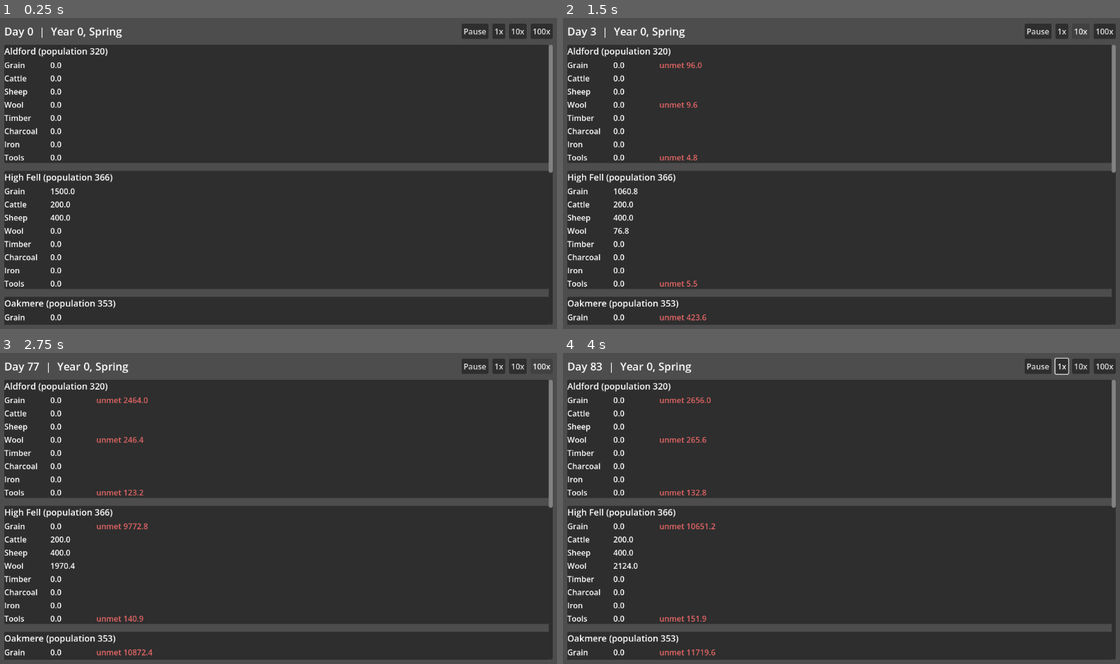
Above: before the commit, frames 1-4 (two rows, left to right).
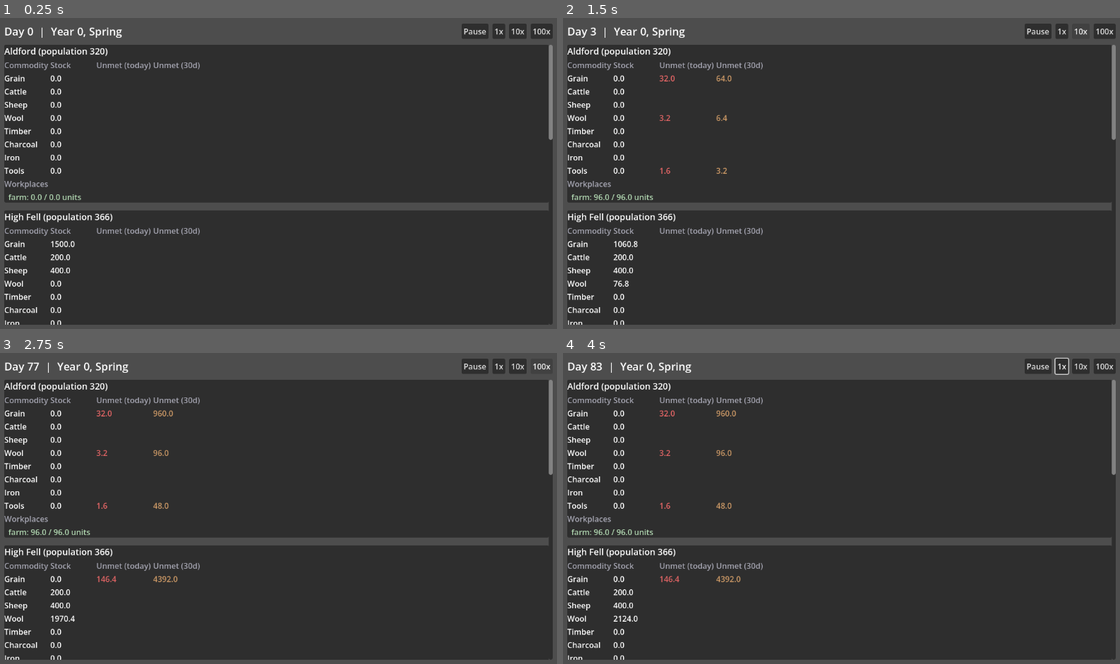
Above: after the commit, the same moments.

Repository: forsman5/sitka
Game: Godot game, scene res://scenes/sim/dashboard.tscn
The game is run twice, just before and just after one commit, with the same random seed, the same clock (stepped at 60 frames per second) and the same inputs. This scene is started directly instead of the project's main scene.
Inputs (mouse positions are in pixels of both pictures, inside the frame that each line leads up to):
- Up to frame 1 (0.25 s): no input
- Up to frame 2 (1.5 s): click "1x" at 0.5 s; click "10x" at 1.25 s
- Up to frame 3 (2.75 s): click "100x" at 2 s
- Up to frame 4 (4 s): click "Pause" at 2.75 s; move the mouse to (964, 492) at 3.52 s; hold Right (ui_right) from 3.53 s (still down); hold Alt from 3.53 s (still down); click (964, 492) at 3.67 s

The runs differ from the first frame. In frame 1, 9.5% of the frame differs, in the area x 0-100%, y 14-99%; in frame 2, 10%; in frame 3, 10%; in frame 4, 10%.

Commit message:
Fix production diagnosability, cumulative-only metrics, and dashboard boundary crossing
Three issues found in review before calling Milestone 0.5 done:

1. Workplace production self-limited to available inputs before
   consume() ran, so a starved bloomery produced nothing but recorded
   no unmet demand -- unmet_demand only ever reflected population/herd
   consumption shortfalls, never a stalled workplace. Added a
   planned/actual/limiting-input/input-consumed/output-produced status
   on Workplace, updated each tick and exposed via
   Simulation.get_workplace_status(). The dashboard now shows e.g.
   "bloomery: 0.0 / 60.0 units -- limited by Charcoal".

2. unmet_demand was cumulative forever, so after a few years it read
   as historical total shortage rather than present conditions. Kept
   it, added unmet_today (resets daily) and a 30-day rolling sum
   (Settlement.start_new_day()/unmet_rolling()), both surfaced through
   get_settlement_summary() and shown in the dashboard instead of the
   ever-rising total.

3. dashboard.gd read _simulation.settlements.keys() directly, crossing
   the command/snapshot boundary the architecture direction calls for.
   Added get_settlement_ids(), get_clock_summary(), and
   get_workplace_ids() to Simulation; dashboard and the headless
   harness now go through those instead of touching internal
   Dictionaries.

Also: TransportEdge modeled edges as directed lanes. Reworked it to
represent one shared physical connection (settlement_a <-> b) with
capacity/toll/risk describing the facility itself, and travel time
split into a_to_b/b_to_a so a river barge can be faster downstream
than upstream while a road stays symmetric. Still unused by the tick
loop -- static data for Milestone 2.

Verified: headless harness still passes (determinism + bounded
inventories, unmet_total figures unchanged), and manually drove the
dashboard for 30 simulated years confirming the bloomery/smithy
"limited by X" diagnosis renders correctly once their starting
stockpiles deplete.

Co-Authored-By: Claude Sonnet 5 <noreply@anthropic.com>

Diff:
--- a/scripts/sim/dashboard.gd
+++ b/scripts/sim/dashboard.gd
@@ -2,23 +2,23 @@
 
 ## Milestone 0.5: a live, speed-controllable read-out of the simulation.
 ## This is a view only -- it holds one Simulation instance, advances it by
-## calling advance_ticks() (never touches its internals directly), and
-## re-renders from get_settlement_summary() snapshots. No game logic lives
-## here.
+## calling advance_ticks(), and re-renders from Simulation's read-only query
+## methods (get_settlement_ids/get_clock_summary/get_settlement_summary/
+## get_workplace_ids/get_workplace_status). It never reaches into
+## Simulation's internal Dictionaries directly. No game logic lives here.
 
 const Simulation = preload("res://scripts/sim/simulation.gd")
 const Commodity = preload("res://scripts/sim/records/commodity.gd")
 
 const SEED := 12345
 const SECONDS_PER_DAY_AT_1X := 1.0
-const SEASON_NAMES := ["Spring", "Summer", "Autumn", "Winter"]
 
 var _simulation: Simulation
 var _speed_multiplier: float = 1.0
 var _day_accumulator: float = 0.0
 
 var _time_label: Label
-# settlement_id -> {"header": Label, "stock": {commodity_name: Label}, "unmet": {commodity_name: Label}}
+# settlement_id -> {"header": Label, "stock"/"today"/"rolling": {commodity_name: Label}, "workplaces": {workplace_id: Label}}
 var _settlement_rows: Dictionary = {}
 
 func _ready() -> void:
@@ -76,8 +76,8 @@
 	settlement_list.size_flags_horizontal = Control.SIZE_EXPAND_FILL
 	scroll.add_child(settlement_list)
 
-	for settlement_id in _simulation.settlements.keys():
-		_settlement_rows[settlement_id] = _build_settlement_panel(settlement_list)
+	for settlement_id in _simulation.get_settlement_ids():
+		_settlement_rows[settlement_id] = _build_settlement_panel(settlement_list, settlement_id)
 
 func _make_speed_button(label: String, speed: float) -> Button:
 	var btn := Button.new()
@@ -85,7 +85,7 @@
 	btn.pressed.connect(func() -> void: _speed_multiplier = speed)
 	return btn
 
-func _build_settlement_panel(parent: VBoxContainer) -> Dictionary:
+func _build_settlement_panel(parent: VBoxContainer, settlement_id: int) -> Dictionary:
 	var panel := PanelContainer.new()
 	parent.add_child(panel)
 
@@ -97,11 +97,17 @@
 	inner.add_child(header)
 
 	var grid := GridContainer.new()
-	grid.columns = 3
+	grid.columns = 4
 	inner.add_child(grid)
+	for col_label in ["Commodity", "Stock", "Unmet (today)", "Unmet (30d)"]:
+		var col_header := Label.new()
+		col_header.text = col_label
+		col_header.add_theme_color_override("font_color", Color(0.65, 0.65, 0.7))
+		grid.add_child(col_header)
 
 	var stock_labels := {}
-	var unmet_labels := {}
+	var today_labels := {}
+	var rolling_labels := {}
 	for c in Commodity.ALL:
 		var name_label := Label.new()
 		name_label.text = Commodity.name_of(c)
@@ -113,27 +119,68 @@
 		grid.add_child(stock_label)
 		stock_labels[Commodity.name_of(c)] = stock_label
 
-		var unmet_label := Label.new()
-		unmet_label.custom_minimum_size = Vector2(120, 0)
-		unmet_label.add_theme_color_override("font_color", Color(0.9, 0.4, 0.4))
-		grid.add_child(unmet_label)
-		unmet_labels[Commodity.name_of(c)] = unmet_label
+		var today_label := Label.new()
+		today_label.custom_minimum_size = Vector2(100, 0)
+		today_label.add_theme_color_override("font_color", Color(0.9, 0.4, 0.4))
+		grid.add_child(today_label)
+		today_labels[Commodity.name_of(c)] = today_label
 
-	return {"header": header, "stock": stock_labels, "unmet": unmet_labels}
+		var rolling_label := Label.new()
+		rolling_label.custom_minimum_size = Vector2(100, 0)
+		rolling_label.add_theme_color_override("font_color", Color(0.8, 0.6, 0.4))
+		grid.add_child(rolling_label)
+		rolling_labels[Commodity.name_of(c)] = rolling_label
+
+	var workplace_labels := {}
+	var workplace_ids := _simulation.get_workplace_ids(settlement_id)
+	if not workplace_ids.is_empty():
+		var wp_header := Label.new()
+		wp_header.text = "Workplaces"
+		wp_header.add_theme_color_override("font_color", Color(0.65, 0.65, 0.7))
+		inner.add_child(wp_header)
+		for workplace_id in workplace_ids:
+			var wp_label := Label.new()
+			inner.add_child(wp_label)
+			workplace_labels[workplace_id] = wp_label
+
+	return {
+		"header": header,
+		"stock": stock_labels,
+		"today": today_labels,
+		"rolling": rolling_labels,
+		"workplaces": workplace_labels,
+	}
 
 func _refresh() -> void:
-	var s := _simulation.season()
-	_time_label.text = "Day %d  |  Year %d, %s" % [_simulation.day, _simulation.year, SEASON_NAMES[s]]
+	var clock := _simulation.get_clock_summary()
+	_time_label.text = "Day %d  |  Year %d, %s" % [clock["day"], clock["year"], clock["season_name"]]
 
-	for settlement_id in _simulation.settlements.keys():
+	for settlement_id in _simulation.get_settlement_ids():
 		var summary: Dictionary = _simulation.get_settlement_summary(settlement_id)
 		var row: Dictionary = _settlement_rows[settlement_id]
 		(row["header"] as Label).text = "%s (population %d)" % [summary["name"], summary["population"]]
 
 		var stock_labels: Dictionary = row["stock"]
-		var unmet_labels: Dictionary = row["unmet"]
+		var today_labels: Dictionary = row["today"]
+		var rolling_labels: Dictionary = row["rolling"]
 		for commodity_name in summary["inventory"].keys():
 			var stock: float = summary["inventory"][commodity_name]
-			var unmet: float = summary["unmet_demand"][commodity_name]
+			var today: float = summary["unmet_today"][commodity_name]
+			var rolling: float = summary["unmet_rolling_30d"][commodity_name]
 			(stock_labels[commodity_name] as Label).text = "%.1f" % stock
-			(unmet_labels[commodity_name] as Label).text = ("unmet %.1f" % unmet) if unmet > 0.01 else ""
+			(today_labels[commodity_name] as Label).text = ("%.1f" % today) if today > 0.01 else ""
+			(rolling_labels[commodity_name] as Label).text = ("%.1f" % rolling) if rolling > 0.01 else ""
+
+		var workplace_labels: Dictionary = row["workplaces"]
+		for workplace_id in workplace_labels.keys():
+			var status := _simulation.get_workplace_status(workplace_id)
+			var label := workplace_labels[workplace_id] as Label
+			var planned: float = status["planned_units"]
+			var actual: float = status["actual_units"]
+			var limiting = status["limiting_input"]
+			if limiting != null:
+				label.text = "  %s: %.1f / %.1f units -- limited by %s" % [status["recipe_id"], actual, planned, Commodity.name_of(limiting)]
+				label.add_theme_color_override("font_color", Color(0.9, 0.4, 0.4))
+			else:
+				label.text = "  %s: %.1f / %.1f units" % [status["recipe_id"], actual, planned]
+				label.add_theme_color_override("font_color", Color(0.7, 0.85, 0.7))
--- a/scripts/sim/data/valley_seed.gd
+++ b/scripts/sim/data/valley_seed.gd
@@ -161,11 +161,15 @@
 	# meets the main river at Aldford; Oakmere has no direct navigable-river
 	# access of its own; an existing downstream route already lets Ironbank
 	# and Staithe trade without passing through Aldford. Unused by the tick
-	# loop in Milestone 0 -- static data only, for Milestone 2's shipments.
-	edges[1] = TransportEdge.new(1, HIGH_FELL, ALDFORD, TransportEdge.Mode.CART, 20.0, 1.5, 0.0, 0.1)
-	edges[2] = TransportEdge.new(2, OAKMERE, ALDFORD, TransportEdge.Mode.CART, 15.0, 1.0, 0.0, 0.1)
-	edges[3] = TransportEdge.new(3, OAKMERE, IRONBANK, TransportEdge.Mode.CART, 15.0, 0.5, 0.0, 0.05)
-	edges[4] = TransportEdge.new(4, IRONBANK, ALDFORD, TransportEdge.Mode.RIVER_BARGE, 25.0, 0.5, 0.0, 0.05)
-	edges[5] = TransportEdge.new(5, ALDFORD, STAITHE, TransportEdge.Mode.RIVER_BARGE, 10.0, 1.0, 0.05, 0.1)
-	edges[6] = TransportEdge.new(6, IRONBANK, STAITHE, TransportEdge.Mode.RIVER_BARGE, 30.0, 1.0, 0.05, 0.05)
+	# loop in Milestone 0/0.5 -- static data only, for Milestone 2's shipments.
+	#
+	# Each edge is one shared physical connection (settlement_a <-> b); roads
+	# and tracks are symmetric, river barge edges are faster downstream
+	# (a -> b, with the current) than upstream (b -> a).
+	edges[1] = TransportEdge.new(1, HIGH_FELL, ALDFORD, TransportEdge.Mode.CART, 20.0, 1.5, 1.5, 0.0, 0.1)
+	edges[2] = TransportEdge.new(2, OAKMERE, ALDFORD, TransportEdge.Mode.CART, 15.0, 1.0, 1.0, 0.0, 0.1)
+	edges[3] = TransportEdge.new(3, OAKMERE, IRONBANK, TransportEdge.Mode.CART, 15.0, 0.5, 0.5, 0.0, 0.05)
+	edges[4] = TransportEdge.new(4, IRONBANK, ALDFORD, TransportEdge.Mode.RIVER_BARGE, 25.0, 0.4, 0.7, 0.0, 0.05)
+	edges[5] = TransportEdge.new(5, ALDFORD, STAITHE, TransportEdge.Mode.RIVER_BARGE, 10.0, 0.8, 1.4, 0.05, 0.1)
+	edges[6] = TransportEdge.new(6, IRONBANK, STAITHE, TransportEdge.Mode.RIVER_BARGE, 30.0, 0.8, 1.4, 0.05, 0.05)
 	return edges
--- a/scripts/sim/harness/run_year_simulation.gd
+++ b/scripts/sim/harness/run_year_simulation.gd
@@ -1,7 +1,6 @@
 extends SceneTree
 
 const Simulation = preload("res://scripts/sim/simulation.gd")
-const Settlement = preload("res://scripts/sim/records/settlement.gd")
 const Commodity = preload("res://scripts/sim/records/commodity.gd")
 
 ## Headless Milestone 0 acceptance check. Run with:
@@ -42,20 +41,21 @@
 		_check_invariants(sim, d)
 
 	var summary := {}
-	for settlement_id in sim.settlements.keys():
+	for settlement_id in sim.get_settlement_ids():
 		summary[settlement_id] = sim.get_settlement_summary(settlement_id)
 	return summary
 
 func _check_invariants(sim: Simulation, on_day: int) -> void:
-	for settlement_id in sim.settlements.keys():
-		var s: Settlement = sim.settlements[settlement_id]
+	for settlement_id in sim.get_settlement_ids():
+		var s := sim.get_settlement_summary(settlement_id)
 		for c in Commodity.ALL:
-			var v: float = s.stock(c)
+			var name := Commodity.name_of(c)
+			var v: float = s["inventory"][name]
 			if v < -0.001:
-				push_error("Negative stock: %s %s = %f on day %d" % [s.name, Commodity.name_of(c), v, on_day])
+				push_error("Negative stock: %s %s = %f on day %d" % [s["name"], name, v, on_day])
 				_ok = false
 			elif v > SANITY_CEILING:
-				push_error("Stock exceeded sanity ceiling: %s %s = %f on day %d" % [s.name, Commodity.name_of(c), v, on_day])
+				push_error("Stock exceeded sanity ceiling: %s %s = %f on day %d" % [s["name"], name, v, on_day])
 				_ok = false
 
 func _print_summary(summary: Dictionary) -> void:
@@ -65,6 +65,7 @@
 		print("\n%s (population %d)" % [s["name"], s["population"]])
 		for commodity_name in s["inventory"].keys():
 			var stock: float = s["inventory"][commodity_name]
-			var unmet: float = s["unmet_demand"][commodity_name]
-			if stock > 0.01 or unmet > 0.01:
-				print("  %-10s stock=%8.1f  unmet_demand=%8.1f" % [commodity_name, stock, unmet])
+			var unmet_total: float = s["unmet_demand_total"][commodity_name]
+			var unmet_today: float = s["unmet_today"][commodity_name]
+			if stock > 0.01 or unmet_total > 0.01:
+				print("  %-10s stock=%8.1f  unmet_total=%8.1f  unmet_today=%6.1f" % [commodity_name, stock, unmet_total, unmet_today])
--- a/scripts/sim/records/settlement.gd
+++ b/scripts/sim/records/settlement.gd
@@ -10,14 +10,29 @@
 var inventory: Dictionary[Commodity.Type, float] = {}
 var _population: int = 0
 
-## Total commodity consumed but unavailable this run, per commodity. Not part
-## of inventory (never goes negative) -- kept for after-the-fact diagnosis of
-## shortages, e.g. "why is Ironbank's iron production idle".
+const ROLLING_WINDOW_DAYS := 30
+
+## Total commodity demanded (by households/herds) but unavailable, per
+## commodity, since the simulation started. Not part of inventory (never
+## goes negative) -- this is a running total, so on its own it only ever
+## rises and describes history, not present conditions. Use unmet_today() /
+## unmet_rolling() for that. Note this only reflects demand-side shortfalls
+## (population/herd consumption); a workplace that self-limits production
+## because an input is scarce does NOT show up here -- see
+## Simulation.get_workplace_status() for diagnosing stalled production.
 var unmet_demand: Dictionary[Commodity.Type, float] = {}
+
+## This simulated day's unmet demand so far, per commodity. Reset by
+## start_new_day().
+var unmet_today: Dictionary[Commodity.Type, float] = {}
+
+var _unmet_history: Dictionary[Commodity.Type, Array] = {}
 
 func _init(p_id: int, p_name: String) -> void:
 	id = p_id
 	name = p_name
+	for c in Commodity.ALL:
+		_unmet_history[c] = []
 
 func stock(commodity: Commodity.Type) -> float:
 	return inventory.get(commodity, 0.0)
@@ -32,8 +47,28 @@
 	var taken: float = min(available, amount)
 	inventory[commodity] = available - taken
 	if taken < amount:
-		unmet_demand[commodity] = unmet_demand.get(commodity, 0.0) + (amount - taken)
+		var shortfall := amount - taken
+		unmet_demand[commodity] = unmet_demand.get(commodity, 0.0) + shortfall
+		unmet_today[commodity] = unmet_today.get(commodity, 0.0) + shortfall
 	return taken
+
+## Call once per simulated day, before that day's consumption happens: rolls
+## the day just finished into the rolling history window and resets
+## unmet_today for the new day.
+func start_new_day() -> void:
+	for c in Commodity.ALL:
+		var history: Array = _unmet_history[c]
+		history.append(unmet_today.get(c, 0.0))
+		if history.size() > ROLLING_WINDOW_DAYS:
+			history.pop_front()
+	unmet_today.clear()
+
+## Sum of unmet demand for `commodity` over the last ROLLING_WINDOW_DAYS days.
+func unmet_rolling(commodity: Commodity.Type) -> float:
+	var total := 0.0
+	for v in _unmet_history.get(commodity, []):
+		total += v
+	return total
 
 func population() -> int:
 	return _population
--- a/scripts/sim/records/transport_edge.gd
+++ b/scripts/sim/records/transport_edge.gd
@@ -1,24 +1,43 @@
 class_name TransportEdge
 extends RefCounted
+
+## One shared physical connection between two settlements (a road, track,
+## ford/bridge crossing, or river reach) -- not a directed lane. Capacity,
+## toll, and risk describe the facility itself and apply either way travel
+## happens. Travel time may still be asymmetric: a river barge moves faster
+## downstream (settlement_a -> settlement_b) than upstream (b -> a); a road
+## or track is symmetric unless authored otherwise.
 
 enum Mode { FOOT, CART, CATTLE_DRIVE, RIVER_BARGE }
 
 var id: int
-var from_settlement_id: int
-var to_settlement_id: int
+var settlement_a_id: int
+var settlement_b_id: int
 var mode: Mode
 var capacity: float
-var travel_time_days: float
-var seasonal_modifier: float = 1.0
+var travel_time_days_a_to_b: float
+var travel_time_days_b_to_a: float
 var toll: float = 0.0
 var risk: float = 0.0
 
-func _init(p_id: int, p_from: int, p_to: int, p_mode: Mode, p_capacity: float, p_travel_time_days: float, p_toll: float = 0.0, p_risk: float = 0.0) -> void:
+func _init(p_id: int, p_a: int, p_b: int, p_mode: Mode, p_capacity: float, p_travel_time_a_to_b: float, p_travel_time_b_to_a: float = -1.0, p_toll: float = 0.0, p_risk: float = 0.0) -> void:
 	id = p_id
-	from_settlement_id = p_from
-	to_settlement_id = p_to
+	settlement_a_id = p_a
+	settlement_b_id = p_b
 	mode = p_mode
 	capacity = p_capacity
-	travel_time_days = p_travel_time_days
+	travel_time_days_a_to_b = p_travel_time_a_to_b
+	travel_time_days_b_to_a = p_travel_time_b_to_a if p_travel_time_b_to_a >= 0.0 else p_travel_time_a_to_b
 	toll = p_toll
 	risk = p_risk
+
+## Travel time for a trip that departs `from_settlement_id` along this edge.
+func travel_time_days(from_settlement_id: int) -> float:
+	return travel_time_days_a_to_b if from_settlement_id == settlement_a_id else travel_time_days_b_to_a
+
+## The settlement at the other end of this edge from `settlement_id`.
+func other_end(settlement_id: int) -> int:
+	return settlement_b_id if settlement_id == settlement_a_id else settlement_a_id
+
+func connects(settlement_id: int) -> bool:
+	return settlement_id == settlement_a_id or settlement_id == settlement_b_id
--- a/scripts/sim/records/workplace.gd
+++ b/scripts/sim/records/workplace.gd
@@ -8,6 +8,17 @@
 var recipe: Recipe
 var labor_assigned: float
 
+## Latest daily production result, written by Simulation._run_production().
+## Lets a caller diagnose *why* a workplace produced less than its labor
+## alone would allow -- e.g. a bloomery reporting actual_units 0.0 with
+## limiting_input Commodity.CHARCOAL, versus that same shortfall silently
+## vanishing into settlement.consume()'s clamp.
+var last_planned_units: float = 0.0
+var last_actual_units: float = 0.0
+var last_limiting_input = null # Commodity.Type, or null if not input-constrained
+var last_input_consumed: Dictionary = {}
+var last_output_produced: Dictionary = {}
+
 func _init(p_id: int, p_settlement_id: int, p_recipe: Recipe, p_labor_assigned: float) -> void:
 	id = p_id
 	settlement_id = p_settlement_id
--- a/scripts/sim/simulation.gd
+++ b/scripts/sim/simulation.gd
@@ -17,6 +17,7 @@
 const DAYS_PER_YEAR := DAYS_PER_SEASON * SEASONS_PER_YEAR
 
 enum Season { SPRING, SUMMER, AUTUMN, WINTER }
+const SEASON_NAMES := ["Spring", "Summer", "Autumn", "Winter"]
 
 const GRAIN_PER_PERSON_PER_DAY := 0.4
 const WOOL_PER_PERSON_PER_DAY := 0.01
@@ -58,22 +59,68 @@
 		if day % DAYS_PER_YEAR == 0:
 			_yearly_tick()
 
+func get_settlement_ids() -> Array[int]:
+	var ids: Array[int] = []
+	ids.assign(settlements.keys())
+	return ids
+
+func get_workplace_ids(settlement_id: int) -> Array[int]:
+	var ids: Array[int] = []
+	ids.assign((settlements[settlement_id] as Settlement).workplace_ids)
+	return ids
+
+func get_clock_summary() -> Dictionary:
+	var s := season()
+	return {
+		"day": day,
+		"year": year,
+		"season": s,
+		"season_name": SEASON_NAMES[s],
+	}
+
 func get_settlement_summary(settlement_id: int) -> Dictionary:
 	var s: Settlement = settlements[settlement_id]
 	var inventory := {}
-	var unmet := {}
+	var unmet_total := {}
+	var unmet_today := {}
+	var unmet_rolling := {}
 	for c in Commodity.ALL:
-		inventory[Commodity.name_of(c)] = s.stock(c)
-		unmet[Commodity.name_of(c)] = s.unmet_demand.get(c, 0.0)
+		var name := Commodity.name_of(c)
+		inventory[name] = s.stock(c)
+		unmet_total[name] = s.unmet_demand.get(c, 0.0)
+		unmet_today[name] = s.unmet_today.get(c, 0.0)
+		unmet_rolling[name] = s.unmet_rolling(c)
 	return {
 		"id": s.id,
 		"name": s.name,
 		"population": s.population(),
 		"inventory": inventory,
-		"unmet_demand": unmet,
+		"unmet_demand_total": unmet_total,
+		"unmet_today": unmet_today,
+		"unmet_rolling_30d": unmet_rolling,
+	}
+
+## Diagnoses the workplace's most recent daily production: how much it was
+## staffed to produce, how much it actually produced, and (if less) which
+## input commodity ran out first. This is where a stalled bloomery shows up
+## -- settlement-level unmet_demand only tracks population/herd consumption,
+## not a workplace quietly throttling itself for lack of an input.
+func get_workplace_status(workplace_id: int) -> Dictionary:
+	var w: Workplace = workplaces[workplace_id]
+	return {
+		"id": w.id,
+		"settlement_id": w.settlement_id,
+		"recipe_id": w.recipe.id,
+		"planned_units": w.last_planned_units,
+		"actual_units": w.last_actual_units,
+		"limiting_input": w.last_limiting_input,
+		"input_consumed": w.last_input_consumed.duplicate(),
+		"output_produced": w.last_output_produced.duplicate(),
 	}
 
 func _daily_tick() -> void:
+	for settlement_id in settlements.keys():
+		(settlements[settlement_id] as Settlement).start_new_day()
 	_run_production()
 	_run_consumption()
 
@@ -83,16 +130,37 @@
 		var workplace: Workplace = workplaces[workplace_id]
 		var settlement: Settlement = settlements[workplace.settlement_id]
 		var recipe := workplace.recipe
-		var units: float = workplace.labor_assigned * recipe.seasonal_modifiers[s]
+
+		var planned_units: float = workplace.labor_assigned * recipe.seasonal_modifiers[s]
+		var actual_units := planned_units
+		var limiting_input = null
 		for commodity in recipe.inputs.keys():
 			var rate: float = recipe.inputs[commodity]
-			if rate > 0.0:
-				units = min(units, settlement.stock(commodity) / rate)
-		units = max(units, 0.0)
+			if rate <= 0.0:
+				continue
+			var affordable: float = settlement.stock(commodity) / rate
+			if affordable < actual_units:
+				actual_units = affordable
+				limiting_input = commodity
+		actual_units = max(actual_units, 0.0)
+
+		var input_consumed := {}
 		for commodity in recipe.inputs.keys():
-			settlement.consume(commodity, recipe.inputs[commodity] * units)
+			var amount: float = recipe.inputs[commodity] * actual_units
+			settlement.consume(commodity, amount)
+			input_consumed[commodity] = amount
+
+		var output_produced := {}
 		for commodity in recipe.outputs.keys():
-			settlement.add_stock(commodity, recipe.outputs[commodity] * units)
+			var amount: float = recipe.outputs[commodity] * actual_units
+			settlement.add_stock(commodity, amount)
+			output_produced[commodity] = amount
+
+		workplace.last_planned_units = planned_units
+		workplace.last_actual_units = actual_units
+		workplace.last_limiting_input = limiting_input
+		workplace.last_input_consumed = input_consumed
+		workplace.last_output_produced = output_produced
 
 func _run_consumption() -> void:
 	for settlement_id in settlements.keys():
